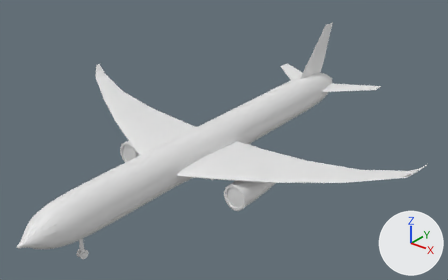
The glTF model game/Airside/Assets/Airside/Art/Models/Aircraft/mdl_787_10_v01.gltf: old version first, new version second.
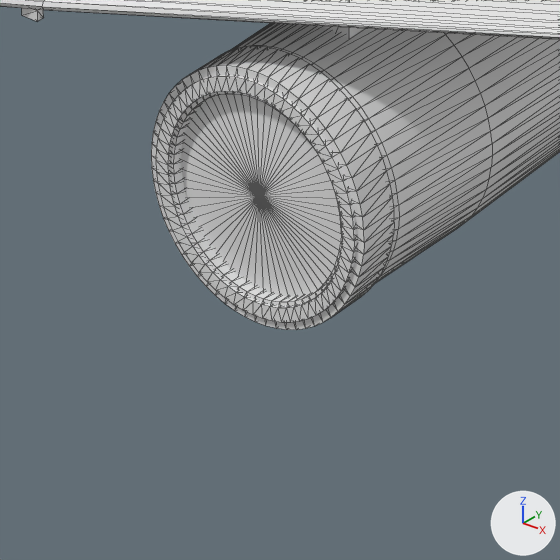
The first picture shows the older version from a 50 mm lens placed at (52.5, -29.6, 46.3), pointed at (1.5, 34.2, 6.7). The close-ups show the older and then the newer version on the part from 47% to 59% of the width and 64% to 83% of the height of that picture. Only the edits that show in the close-ups are written down. The axes (+X, +Y, +Z) are drawn at lower right. The lights are the same throughout. The close-ups show mesh edges as thin lines. Vertices at exactly the same position are counted once.

In view in the first close-up: 'engine_right', 'intake_right', 'nacelle_right', 'wing_right' and 2 more.
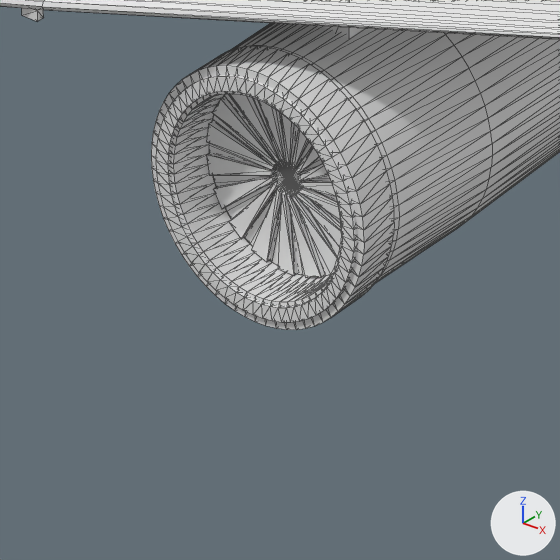
Patch to the scene script:
```diff
--- a/game/Airside/Assets/Airside/Art/Models/Aircraft/mdl_787_10_v01.gltf.py
+++ b/game/Airside/Assets/Airside/Art/Models/Aircraft/mdl_787_10_v01.gltf.py
@@ me_engine_right @@
 # used by ob_engine_right; location = (0.0, 0.0, 0.0)
-me_engine_right.from_pydata(...)  # 450 vertices, 896 faces; spans x 8.2..11.76, y 25.85..36.52, z 2.23..5.92
+me_engine_right.from_pydata(...)  # 449 vertices, 832 faces; spans x 8.2..11.76, y 25.97..36.52, z 2.23..5.92
+# me_engine_right part 1
+# 1 vertex is removed from x 9.98, y 25.85, z 4.04
+# 64 faces are deleted
@@ me_intake_liner_right @@
+me_intake_liner_right.from_pydata(...)  # 128 vertices, 128 faces; spans x 8.55..11.41, y 25.89..26.48, z 2.51..5.58
@@ ob_intake_liner_right @@
+ob_intake_liner_right = bpy.data.objects.new('intake_liner_right', me_intake_liner_right)
+ob_intake_liner_right.location = (0.0, 0.0, 0.0)
```

Location of each change, [x1, y1, x2, y2] in pixels of the close-ups (560 x 560 px):
'engine_right', reshaped: before [181, 23, 560, 296]; after [231, 23, 560, 282]
'intake_liner_right', added: after [194, 94, 331, 288]
part 1 of me_engine_right, deleted: before [181, 94, 341, 296]
'fan_right', unchanged, uncovered by the edit: after [209, 94, 341, 276]
